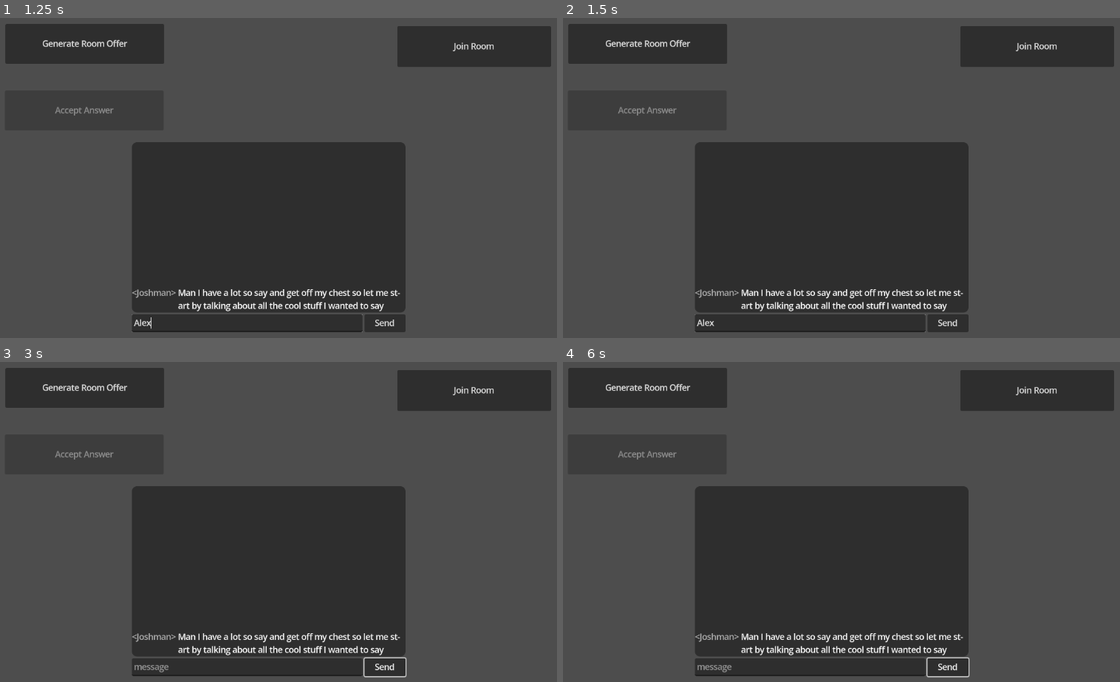
Above: before the commit, frames 1-4 (two rows, left to right).
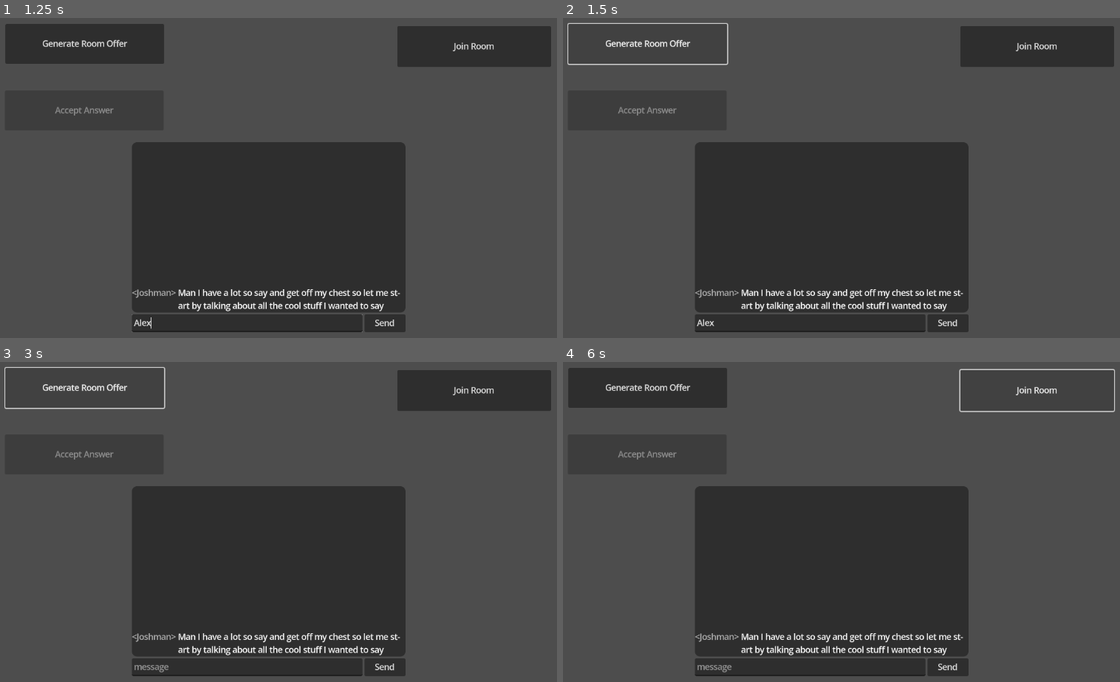
Above: after the commit, the same moments.

Repository: LegoGuy32109/godot-js-bridge
Game: Godot game, scene res://Test.tscn
The game is run twice, just before and just after one commit, with the same random seed, the same clock (stepped at 60 frames per second) and the same inputs.
Inputs (mouse positions are in pixels of both pictures, inside the frame that each line leads up to):
- Up to frame 1 (1.25 s): click (245, 322) at 0.52 s; type "Alex" at 0.6 s
- Up to frame 2 (1.5 s): click "Generate Room Offer" at 1.25 s
- Up to frame 3 (3 s): click "Send" at 2 s; click "Generate Room Offer" at 2.75 s
- Up to frame 4 (6 s): click "Send" at 3.5 s; click "Generate Room Offer" at 4.25 s; click "Send" at 5 s; click "Join Room" at 5.75 s

Frame 1 is identical in both runs. In frame 2, 0.3% of the frame differs, in the area x 0-66%, y 1-99%; in frame 3, 0.4%, in the area x 0-74%, y 1-99%; in frame 4, 0.4%.

Commit message:
conneted rust extension to generate chat messages

Diff:
--- a/Test.tscn
+++ b/Test.tscn
@@ -18,6 +18,7 @@
 
 [node name="accept_answer_button" type="Button" parent="Host Controls"]
 unique_name_in_owner = true
+layout_mode = 0
 offset_left = 57.0
 offset_top = 159.0
 offset_right = 367.0
@@ -26,6 +27,7 @@
 
 [node name="generate_offers_button" type="Button" parent="Host Controls"]
 unique_name_in_owner = true
+layout_mode = 0
 offset_left = 58.0
 offset_top = 29.0
 offset_right = 368.0
@@ -34,6 +36,7 @@
 
 [node name="copy_offer_button" type="Button" parent="Host Controls"]
 unique_name_in_owner = true
+layout_mode = 0
 offset_left = 128.0
 offset_top = 110.0
 offset_right = 293.0
@@ -72,18 +75,16 @@
 
 [node name="Chat Interface" type="Control" parent="."]
 layout_mode = 3
-anchors_preset = 15
-anchor_right = 1.0
-anchor_bottom = 1.0
+anchor_left = 0.5
+anchor_right = 0.5
+offset_left = 0.393982
+offset_right = 0.393982
 grow_horizontal = 2
 grow_vertical = 2
-metadata/_edit_lock_ = true
 
 [node name="MarginContainer" type="MarginContainer" parent="Chat Interface"]
 layout_mode = 1
-anchors_preset = 5
-anchor_left = 0.5
-anchor_right = 0.5
+anchors_preset = -1
 offset_left = -301.0
 offset_top = 162.405
 offset_right = 293.0
Not shown, changed: .gitignore
Not shown, added: addons/among_like/.cargo/config.toml
Not shown, added: addons/among_like/Cargo.lock
Not shown, added: addons/among_like/Cargo.toml
Not shown, added: addons/among_like/bacon.toml
Not shown, added: addons/among_like/src/lib.rs
Not shown, added: among_like.gdextension
